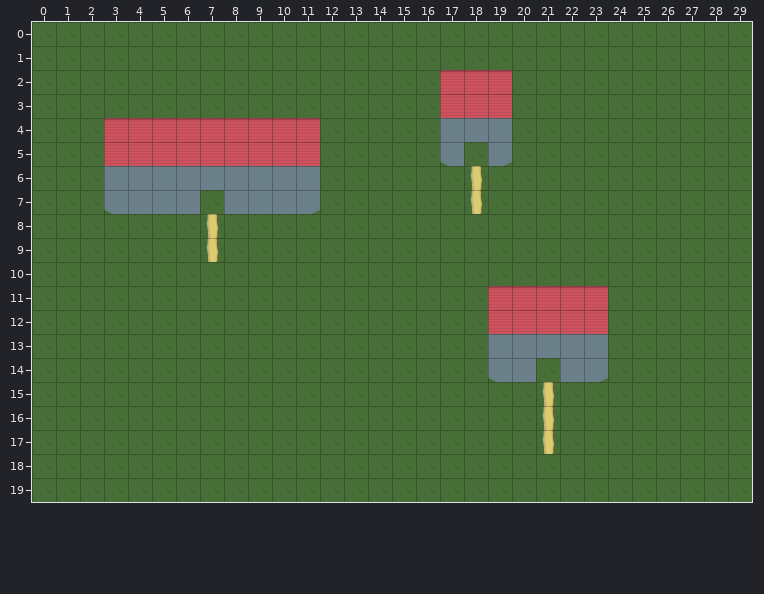
Level history. Tiled map: maps/Dockersville.tmx. Above: the version before the commit.
Cells are 48x48 px. Shown: x 0..29, y 0..19.
The same view after the edit:
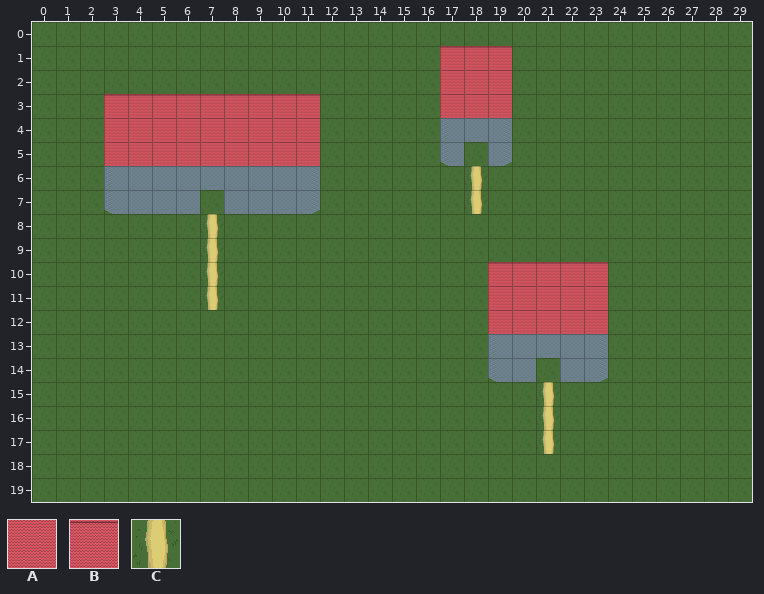
Key: from "global_map_tileset": A 10 "MAP_red_rooftile", B 11 "MAP_red_rooftile_top", C 12 "MAP_grass_road_straight".
_ is an empty cell, . an unchanged one.
The exact change:
--- layer "Warstwa Kafelków 2"
@@ x 3..19 @@
- 1 ..............___
- 2 ..............BBB
- 3 _________........
- 4 BBBBBBBBB........
+ 1 ..............BBB
+ 2 ..............AAA
+ 3 BBBBBBBBB........
+ 4 AAAAAAAAA........
@@ x 7..23 @@
-10 _..........._____
-11 _...........BBBBB
+10 C...........BBBBB
+11 C...........AAAAA
Changed places in both pictures, as pixel boxes (x1, y1, x2, y2):
changed: (440, 46, 512, 72)
changed: (104, 94, 320, 120)
added: (201, 262, 223, 310)
changed: (488, 262, 608, 288)
